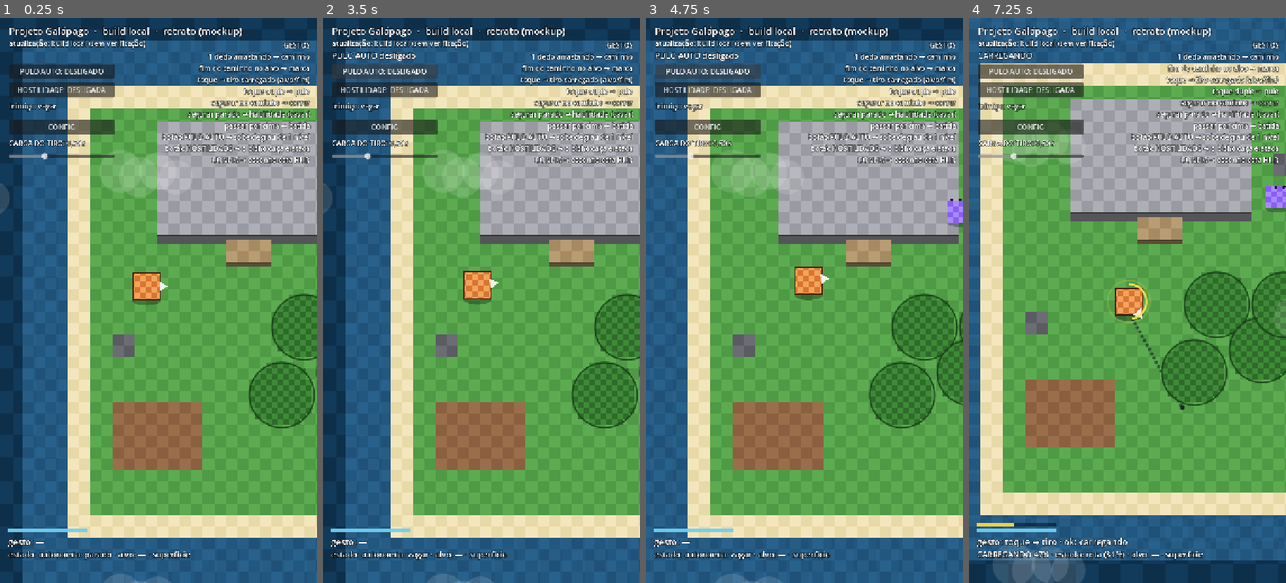
Above: before the commit, frames 1-4 (left to right).
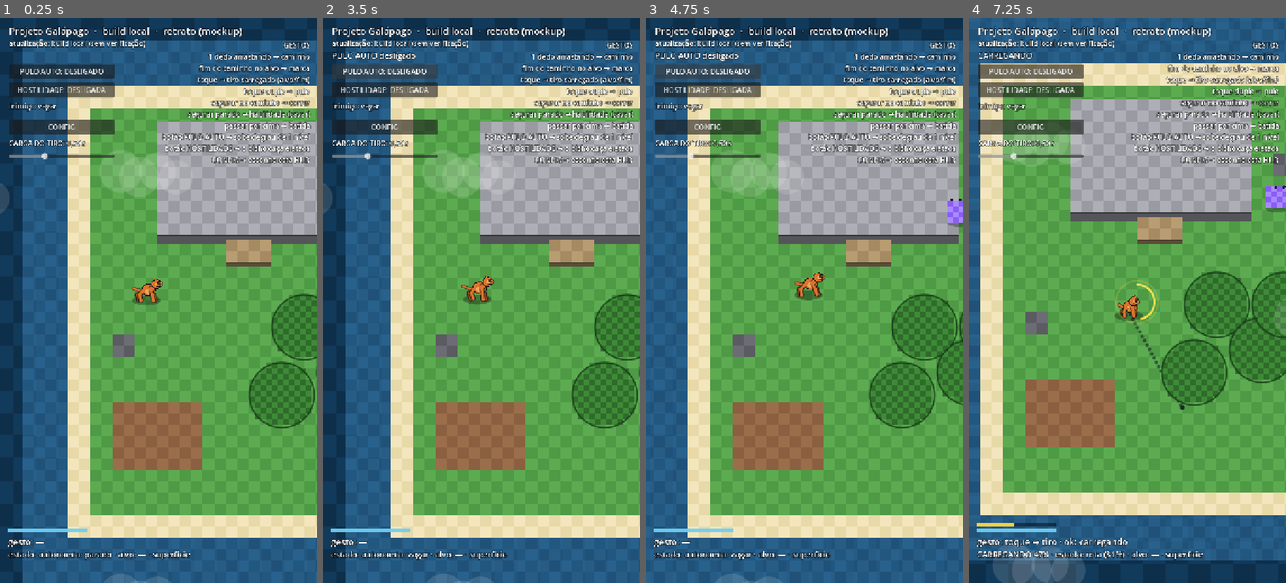
Above: after the commit, the same moments.

Repository: jonathasptbr-gh/Projeto-Galapago
Game: Godot game, scene res://jogo/main.tscn
Same seed, same stepped clock (60 frames per second), same inputs: the game is played once before the commit and once after it.
Inputs (mouse positions are in pixels of both pictures, inside the frame that each line leads up to):
- Up to frame 1 (0.25 s): no input
- Up to frame 2 (3.5 s): click "PULO AUTO: DESLIGADO" at 0.5 s; click "PULO AUTO: LIGADO" at 1.25 s; click "PULO AUTO: DESLIGADO" at 2 s; click "PULO AUTO: LIGADO" at 2.75 s
- Up to frame 3 (4.75 s): click "PULO AUTO: DESLIGADO" at 3.5 s; click "PULO AUTO: LIGADO" at 4.25 s
- Up to frame 4 (7.25 s): move the mouse to (1197, 272) at 5.02 s; click (1197, 272) at 5.17 s; drag from (1064, 328) to (1111, 413) at 5.77 s; move the mouse to (1159, 176) at 6.52 s; click (1159, 176) at 6.67 s

The runs differ from the first frame. In frame 1, 0.4% of the frame differs, in the area x 41-53%, y 45-51%; in frame 2, 0.4%; in frame 3, 0.4%; in frame 4, 0.7%, in the area x 43-60%, y 46-55%.

Commit message:
v0.25.0: pele geométrica no jogo normal (teste de movimento)

Diff:
--- a/jogo/criatura.gd
+++ b/jogo/criatura.gd
@@ -42,6 +42,9 @@
 # F4: módulos/efeitos presos a socket (dados/modulos.json; cosméticos).
 var _mod_cat: Dictionary = {}
 var _mod_ids := PackedStringArray()
+var _no_ar_antes := false
+var _saltou := false
+var _pousou := false
 
 
 func _ready() -> void:
@@ -50,6 +53,10 @@
 	_mod_cat = ModDraw.catalogo()
 	if corpo != null:
 		_ultima_pos = corpo.pos
+	# F5 (teste de movimento): a criatura do jogo normal é a pele geométrica.
+	# `--mock` mantém o xadrez antigo; as flags de demo (--geo-*) trocam depois.
+	if not ("--mock" in OS.get_cmdline_user_args()):
+		ativar_pele_geometrica("canino")
 
 
 ## Liga a pele geométrica (F2). Rig inválido/ausente mantém o mock (falha fechada).
@@ -90,8 +97,13 @@
 	var desloc: float = (corpo.pos - _ultima_pos).length()
 	_ultima_pos = corpo.pos
 	_andando = desloc > 0.35
+	var ar: bool = corpo.no_ar()
+	_saltou = ar and not _no_ar_antes
+	_pousou = (not ar) and _no_ar_antes
+	_no_ar_antes = ar
 	if not _anim_cat.is_empty():
-		_anim_mem = Anim.resolver(Anim.retrato(corpo, _andando), _anim_cat, _anim_mem, _tempo_pele * 1000.0)
+		_anim_mem = Anim.resolver(Anim.retrato(corpo, _andando, _saltou, _pousou),
+			_anim_cat, _anim_mem, _tempo_pele * 1000.0)
 	position = corpo.pos
 	var celula: Vector2i = mundo.celula_de(corpo.pos)
 	var alt: float = mundo.altura(celula) if corpo.camada == "superficie" else 1.0
--- a/sim/animacao.gd
+++ b/sim/animacao.gd
@@ -83,7 +83,7 @@
 
 ## Retrato do corpo: o que a máquina precisa saber. `andando` é medido pela
 ## apresentação (deslocamento por quadro); o resto vem do próprio corpo.
-static func retrato(corpo: RefCounted, andando: bool) -> Dictionary:
+static func retrato(corpo: RefCounted, andando: bool, saltou := false, pousou := false) -> Dictionary:
 	return {
 		"morto": false,
 		"atordoado": corpo.atordoado(),
@@ -92,6 +92,9 @@
 		"carregando": corpo.carregando(),
 		"escavando": bool(corpo.escavando),
 		"no_ar": corpo.no_ar(),
+		"saltou": saltou,
+		"pousou": pousou,
+		"correndo": corpo.correndo(),
 		"andando": andando,
 		"dormindo": false,
 	}
@@ -112,14 +115,18 @@
 			return "slam"
 	if bool(entrada.get("carregando", false)):
 		return "charge"
+	if bool(entrada.get("saltou", false)):
+		return "jump_start"
+	if bool(entrada.get("pousou", false)):
+		return "jump_land"
+	if bool(entrada.get("no_ar", false)):
+		return "jump_air"
 	if bool(entrada.get("escavando", false)):
 		return "dig"
-	if bool(entrada.get("no_ar", false)):
-		return "jump_air"
 	if bool(entrada.get("dormindo", false)):
 		return "sleep"
 	if bool(entrada.get("andando", false)):
-		return "walk"
+		return "run" if bool(entrada.get("correndo", false)) else "walk"
 	return "idle"
 
 
@@ -149,6 +156,10 @@
 		if p_alvo > p_atual:
 			return {"id": id, "desde_ms": desde}
 		if p_alvo == p_atual and String(atual["camada"]) != "base":
+			# Um clipe de UMA VEZ pedido corta loop de mesma prioridade
+			# (pouso corta o ar; mordida corta a carga).
+			if not bool(clipe(m, alvo).get("loop", true)):
+				return {"id": alvo, "desde_ms": agora_ms}
 			return {"id": id, "desde_ms": desde}
 	return {"id": alvo, "desde_ms": agora_ms}
 
--- a/sim/corpo.gd
+++ b/sim/corpo.gd
@@ -375,6 +375,11 @@
 ## A criatura está atordoada (não obedece comando e não anda)?
 func atordoado() -> bool:
 	return atordoado_t > 0.0
+
+
+## Está no SPRINT do segurar (correndo)? Só leitura; a regra fica no passo.
+func correndo() -> bool:
+	return _sprint
 
 
 ## Ainda no curto período de invencibilidade depois de um golpe?
--- a/testes/test_animacao.gd
+++ b/testes/test_animacao.gd
@@ -11,6 +11,7 @@
 	var tonto := 0.0
 	var carga := false
 	var ar := false
+	var sprint := false
 
 	func atordoado() -> bool:
 		return tonto > 0.0
@@ -20,6 +21,9 @@
 
 	func no_ar() -> bool:
 		return ar
+
+	func correndo() -> bool:
+		return sprint
 
 
 func _cat() -> Dictionary:
@@ -117,6 +121,26 @@
 	checar(bool(r["carregando"]), "carga no retrato")
 	checar(bool(r["no_ar"]), "ar no retrato")
 	checar(bool(r["andando"]), "andando no retrato")
+	f.sprint = true
+	checar(bool(A.retrato(f, true)["correndo"]), "correndo no retrato")
 	igual(String(r["golpe"]), "", "sem golpe")
 	f.ataque = "batida"
 	igual(String(A.retrato(f, false)["golpe"]), "batida", "golpe no retrato")
+
+
+func test_corrida_e_transicoes_de_pulo() -> void:
+	var m := _cat()
+	var mem := A.resolver({"andando": true}, m, _mem("", 0.0), 0.0)
+	igual(mem["id"], "walk", "andar")
+	mem = A.resolver({"andando": true, "correndo": true}, m, mem, 100.0)
+	igual(mem["id"], "run", "correr troca a base")
+	mem = A.resolver({"saltou": true}, m, mem, 200.0)
+	igual(mem["id"], "jump_start", "saída do chão")
+	mem = A.resolver({"no_ar": true}, m, mem, 250.0)
+	igual(mem["id"], "jump_start", "início segura a cena")
+	mem = A.resolver({"no_ar": true}, m, mem, 400.0)
+	igual(mem["id"], "jump_air", "depois vem o ar")
+	mem = A.resolver({"pousou": true}, m, mem, 500.0)
+	igual(mem["id"], "jump_land", "pouso corta o ar")
+	mem = A.resolver({}, m, mem, 700.0)
+	igual(mem["id"], "idle", "pouso termina em parado")
Not shown, changed: docs/HISTORICO.md
Not shown, changed: docs/RESIDUOS.md
